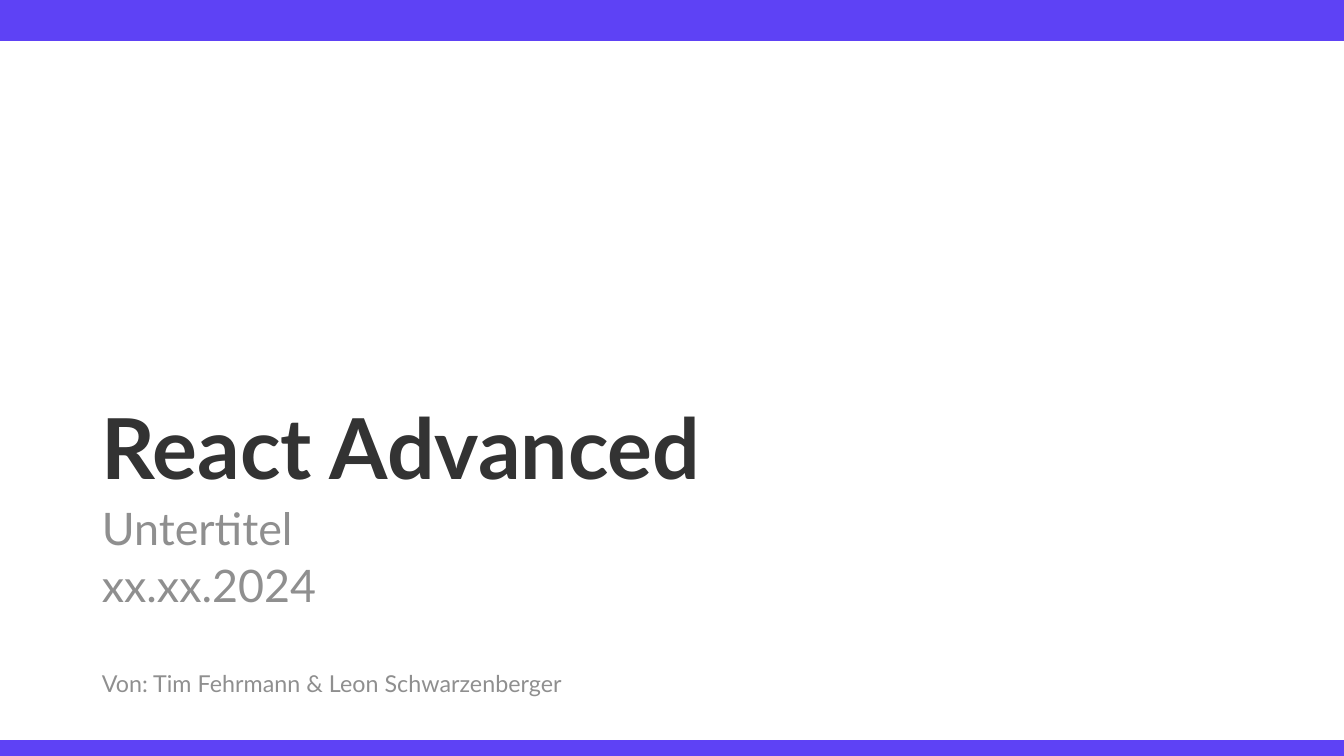
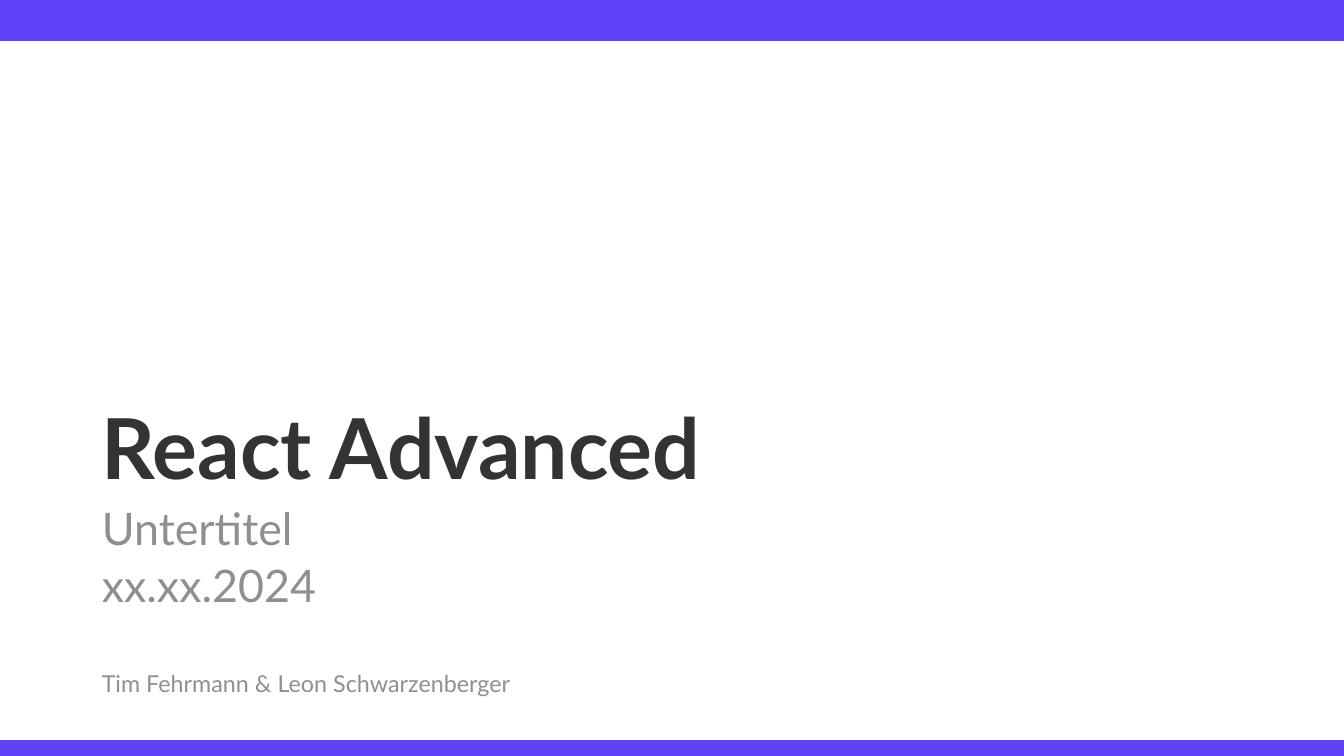
Before and after one commit to TimFehrmannAclue/techlabor_trainings_react_advanced, a slide deck: slide 1 of training_react_advanced.pptx. Drawn at 1344x756 pixels with LibreOffice and Linux fonts; fonts in the diff are those of the drawing; background and template pictures are left out. Boxes give left, top, right and bottom in pixels: in the first picture for what was removed or moved away, otherwise in the second. Text is boxed around its words. In the diff, an @@ line names an element or a change of style, - is before the commit and + after.

```diff
--- a/training_react_advanced.pptx
+++ b/training_react_advanced.pptx
@@ text at box(102, 675, 510, 696): text changed @@
-Von: Tim Fehrmann & Leon Schwarzenberger
+Tim Fehrmann & Leon Schwarzenberger
```
Also in this commit, not shown: 11 other slides changed, 2 slides added, 3 slides removed, 2 other files.
